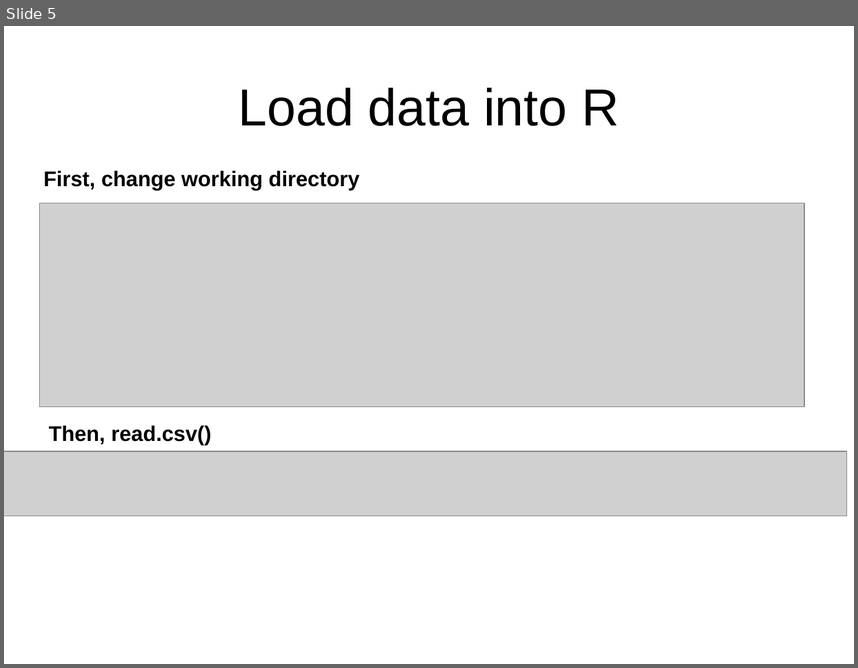
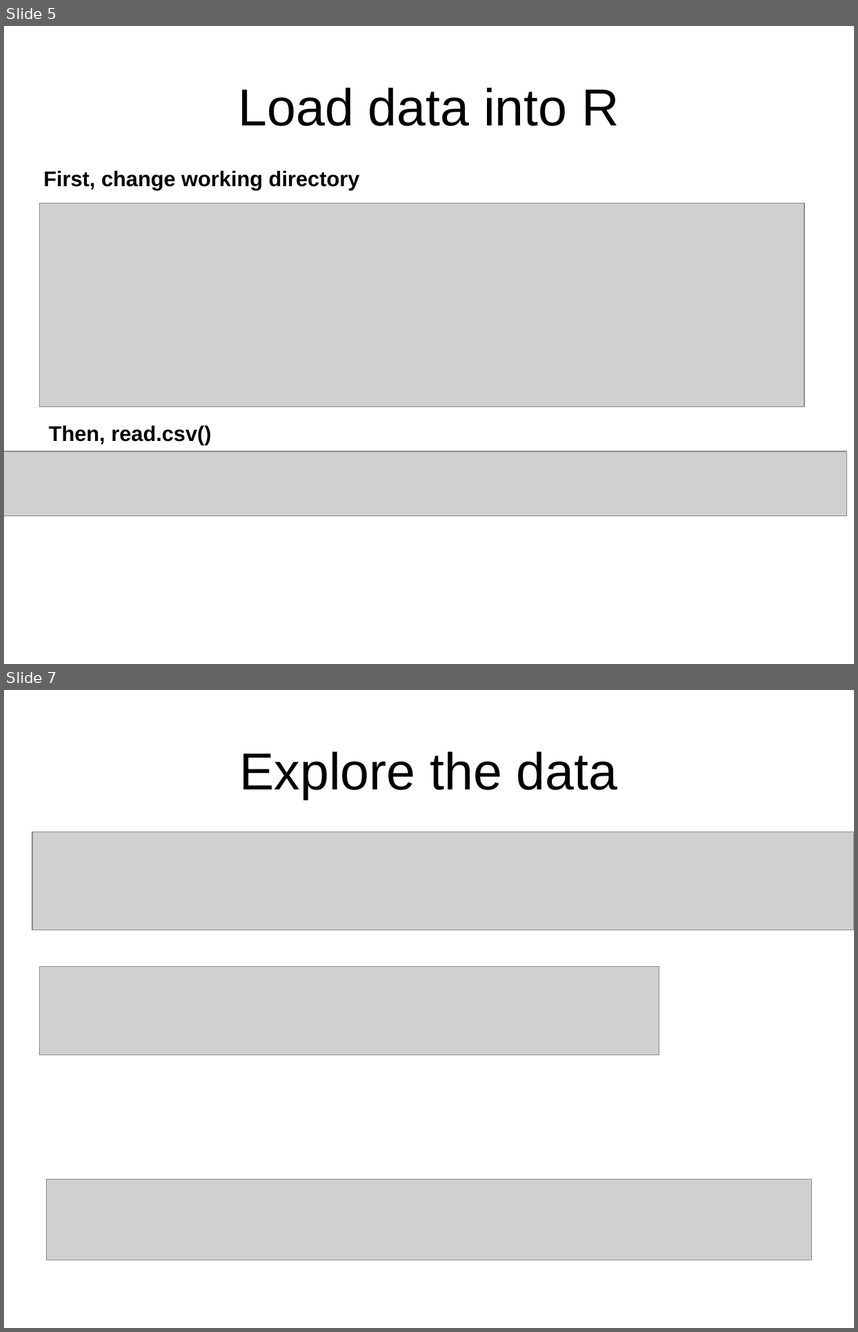
Before and after one commit to hongqin/R-workshop-GAS14, a slide deck: 1/R_by_metric_case.ppt. Shown one above the other, each under a label of ours: slide 5 before the commit, slides 5 and 7 after it; the slides between them are not shown. The pictures are 858x668 and 858x1332 pixels, drawn with LibreOffice and Linux fonts; fonts in the diff are those of the drawing; grey boxes stand for pictures. Boxes give left, top, right and bottom in pixels: in the first picture for what was removed or moved away, otherwise in the second. Text is boxed around its words. In the diff, an @@ line names an element or a change of style, - is before the commit and + after.

```diff
--- a/1/R_by_metric_case.ppt
+++ b/1/R_by_metric_case.ppt
@@ slide 7 added at bbox=[4, 690, 854, 1328], background #FFFFFF @@
@@ title added at bbox=[240, 751, 617, 799], 44 pt, text #000000 @@
+Explore the data
@@ picture added at bbox=[32, 832, 854, 929] @@
@@ picture added at bbox=[40, 966, 660, 1055] @@
@@ picture added at bbox=[47, 1179, 811, 1259] @@
```
Also in this commit, not shown: 1 slide changed, 1 other slide added, 3 slides removed, 1 other file.
